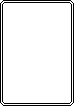
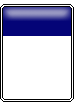
Before/after of a 74 × 106 layered artwork. What changed in the layer stack:
removed layer "Layer 2" over [2, 2, 72, 104]
removed layer "Layer 1" over [0, 0, 74, 106]
added layer "Border" above "Layer 6" over [2, 6, 72, 100]
hid "Layer 5", moved it above "Shape 1", painted on it over [0, 0, 74, 106]
painted on "Layer 4" over [2, 2, 72, 104]
added layer "Base" above "Background" over [0, 4, 74, 102]
